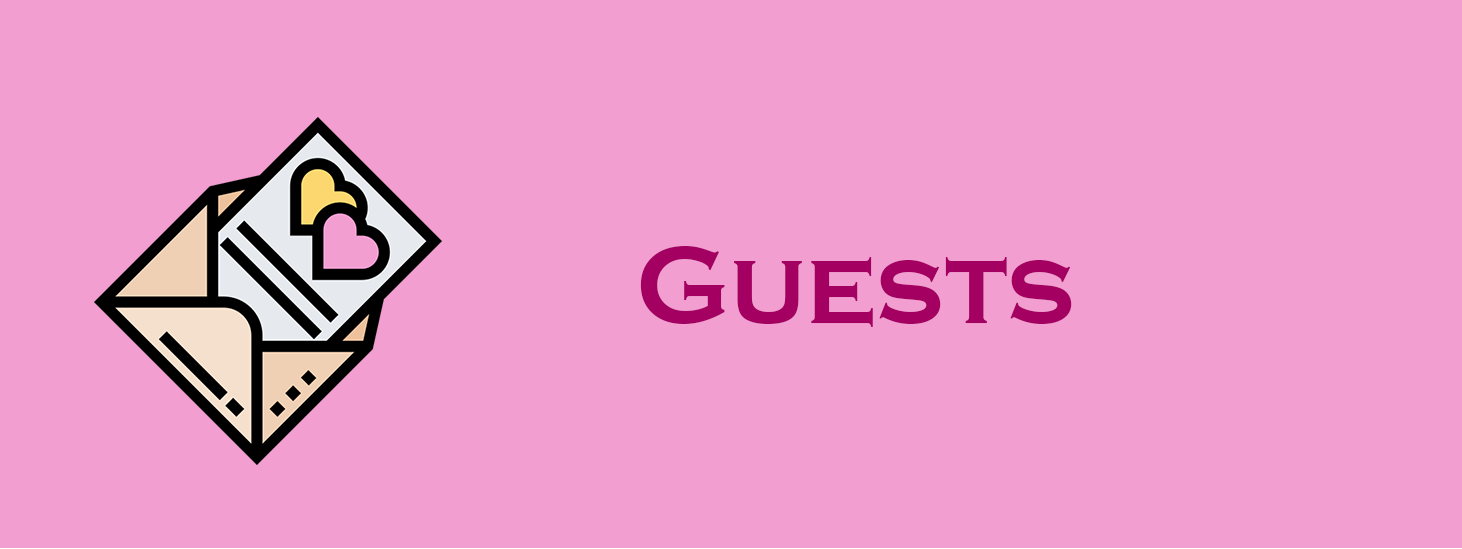
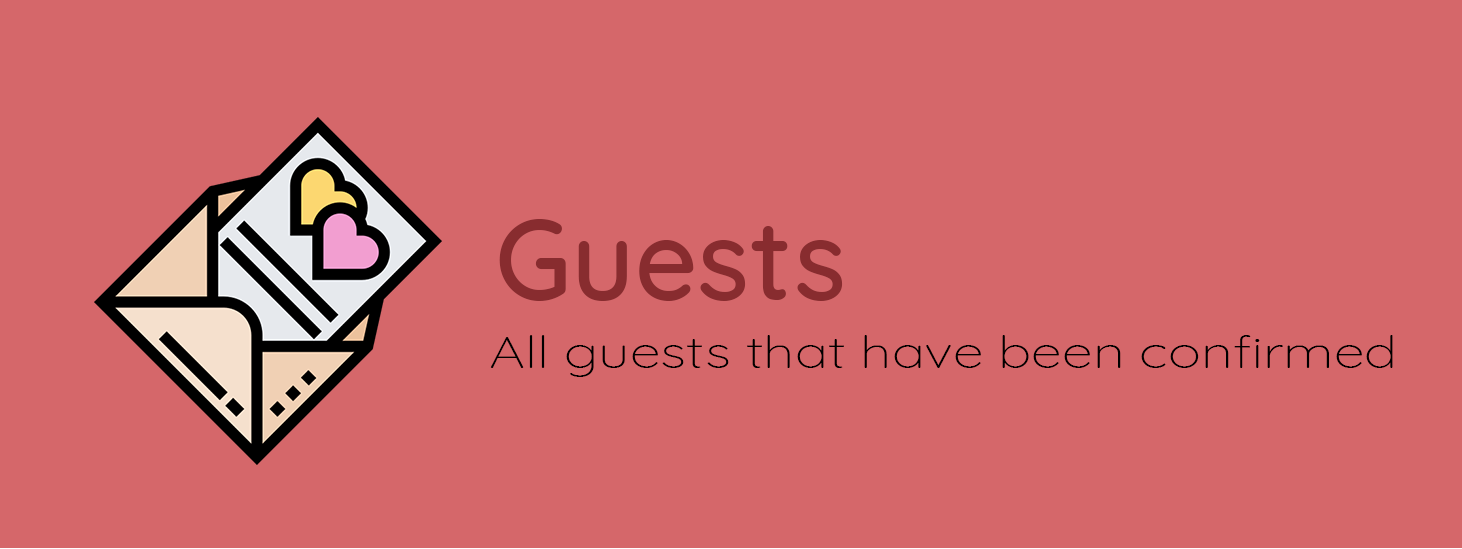
Layers edited between the first and the second 1462x549 image:
added layer "All guests that have been confirmed" above "Guests" over (490, 335, 1393, 377)
painted on "Guests" over (499, 219, 1072, 327)
painted on "Rectangle 1" over (0, 0, 1462, 548)
